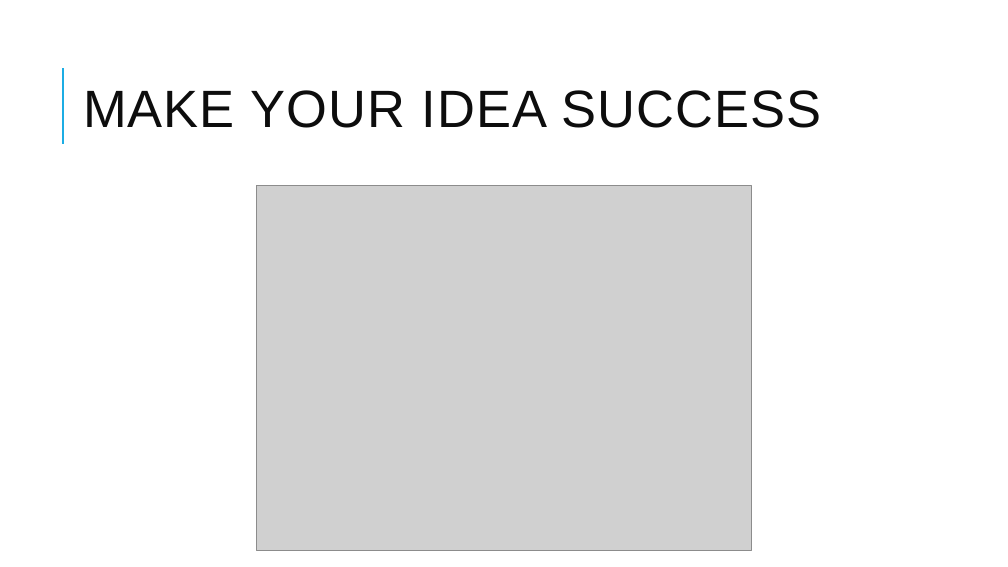
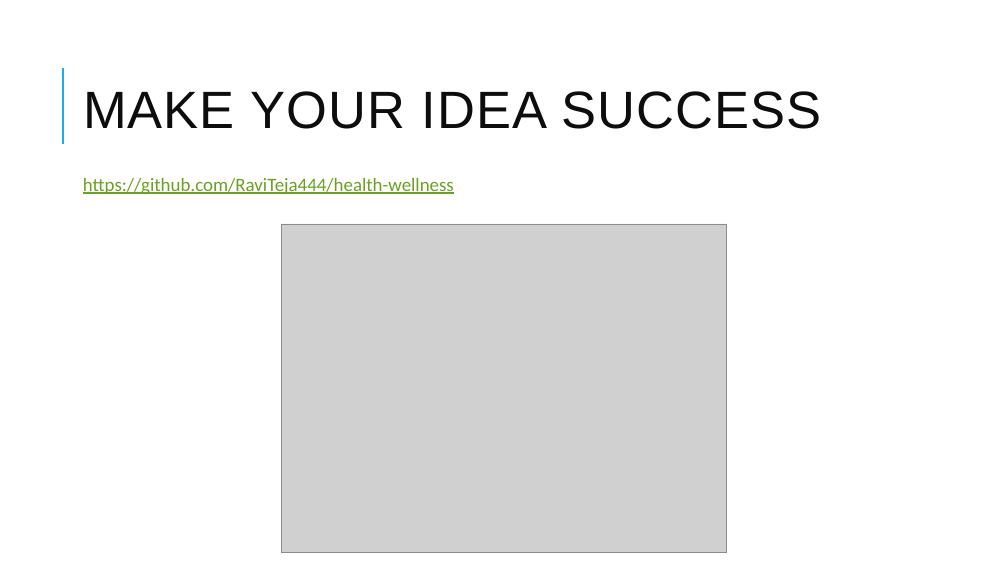
Before and after one commit to RaviTeja444/health-wellness, a slide deck: slide 14 of docs/presentation/Walk_Tracker.pptx. Drawn at 1008x567 pixels with LibreOffice and Linux fonts; fonts in the diff are those of the drawing; grey boxes stand for pictures. Boxes give left, top, right and bottom in pixels: in the first picture for what was removed or moved away, otherwise in the second. Text is boxed around its words. In the diff, an @@ line names an element or a change of style, - is before the commit and + after.

```diff
--- a/docs/presentation/Walk_Tracker.pptx
+++ b/docs/presentation/Walk_Tracker.pptx
@@ text added at (x1=83, y1=178, x2=454, y2=195), 18 pt, text #6B9F25, underline @@
+https://github.com/RaviTeja444/health-wellness
@@ picture resized from (x1=257, y1=186, x2=752, y2=551) to (x1=281, y1=224, x2=727, y2=553) @@
```
Also in this commit, not shown: 3 other slides changed, 2 other files.
